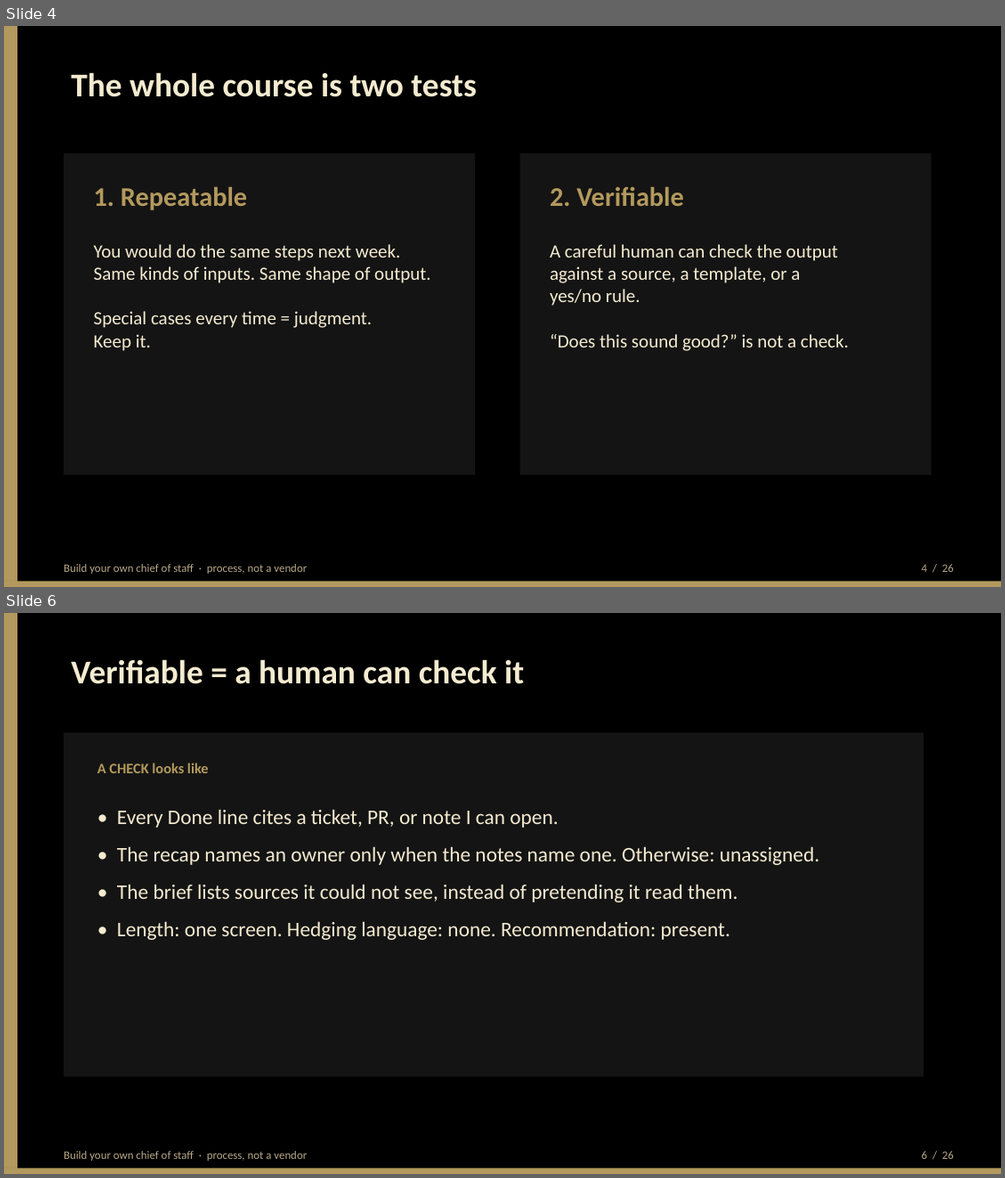
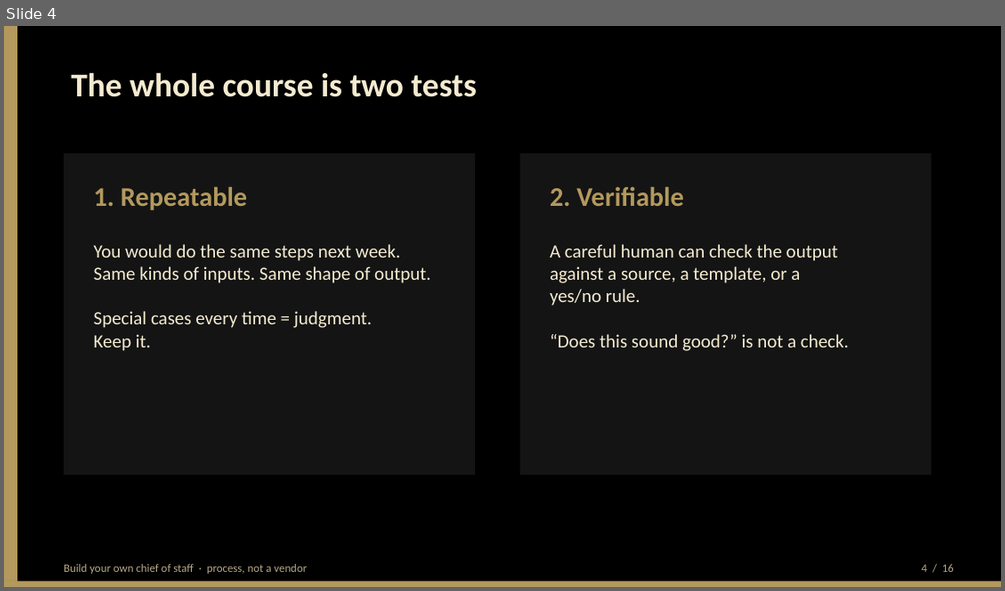
Before and after one commit to BittahCriminal/build-your-own-chief-of-staff, a slide deck: slides/building-your-own-chief-of-staff.pptx. Shown one above the other, each under a label of ours: slides 4 and 6 before the commit, slide 4 after it; the slides between them are not shown. The pictures are 1005x1178 and 1005x591 pixels, drawn with LibreOffice and Linux fonts; fonts in the diff are those of the drawing. Boxes give left, top, right and bottom in pixels: in the first picture for what was removed or moved away, otherwise in the second. Text is boxed around its words. In the diff, an @@ line names an element or a change of style, - is before the commit and + after.

Commit message:
Cut the 30-minute deck so the talk leaves slides for GitHub.
Twenty-six slides left no time to open the kit; the method already lives in the markdown.

```diff
--- a/slides/building-your-own-chief-of-staff.pptx
+++ b/slides/building-your-own-chief-of-staff.pptx
@@ slide 6 removed at <box>4,613,1001,1174</box>, background #FFFFFF @@
@@ rectangle removed at <box>4,613,1001,1174</box> @@
@@ rectangle removed at <box>4,613,17,1174</box> @@
@@ text removed at <box>71,659,524,684</box> @@
-Verifiable = a human can check it
@@ rectangle removed at <box>64,732,923,1077</box> @@
@@ text removed at <box>97,763,209,773</box> @@
-A CHECK looks like
@@ text removed at <box>117,809,819,940</box> @@
-• Every Done line cites a ticket, PR, or note I can open.
-• The recap names an owner only when the notes name one. Otherwise: unassigned.
-• The brief lists sources it could not see, instead of pretending it read them.
-• Length: one screen. Hedging language: none. Recommendation: present.
@@ rectangle removed at <box>4,1167,1001,1174</box> @@
@@ text removed at <box>64,1151,307,1160</box> @@
-Build your own chief of staff · process, not a vendor
@@ text removed at <box>922,1151,954,1159</box> @@
-6 / 26
@@ slide 4 changed as well @@
@@ text at <box>922,564,954,572</box>: text changed @@
-4 / 26
+4 / 16
```
Also in this commit, not shown: 14 other slides changed, 1 slide added, 10 other slides removed, 4 other files.
